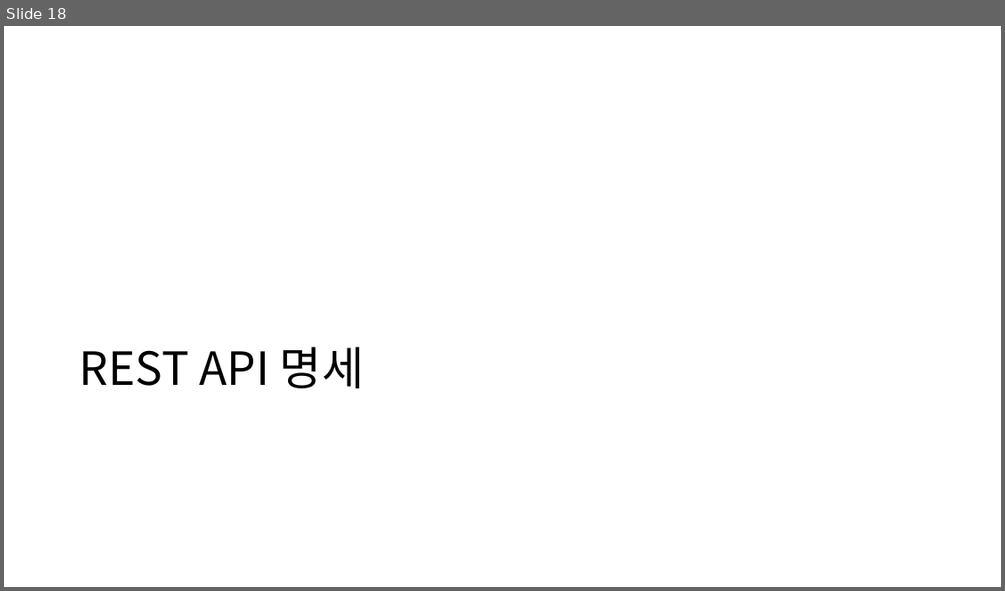
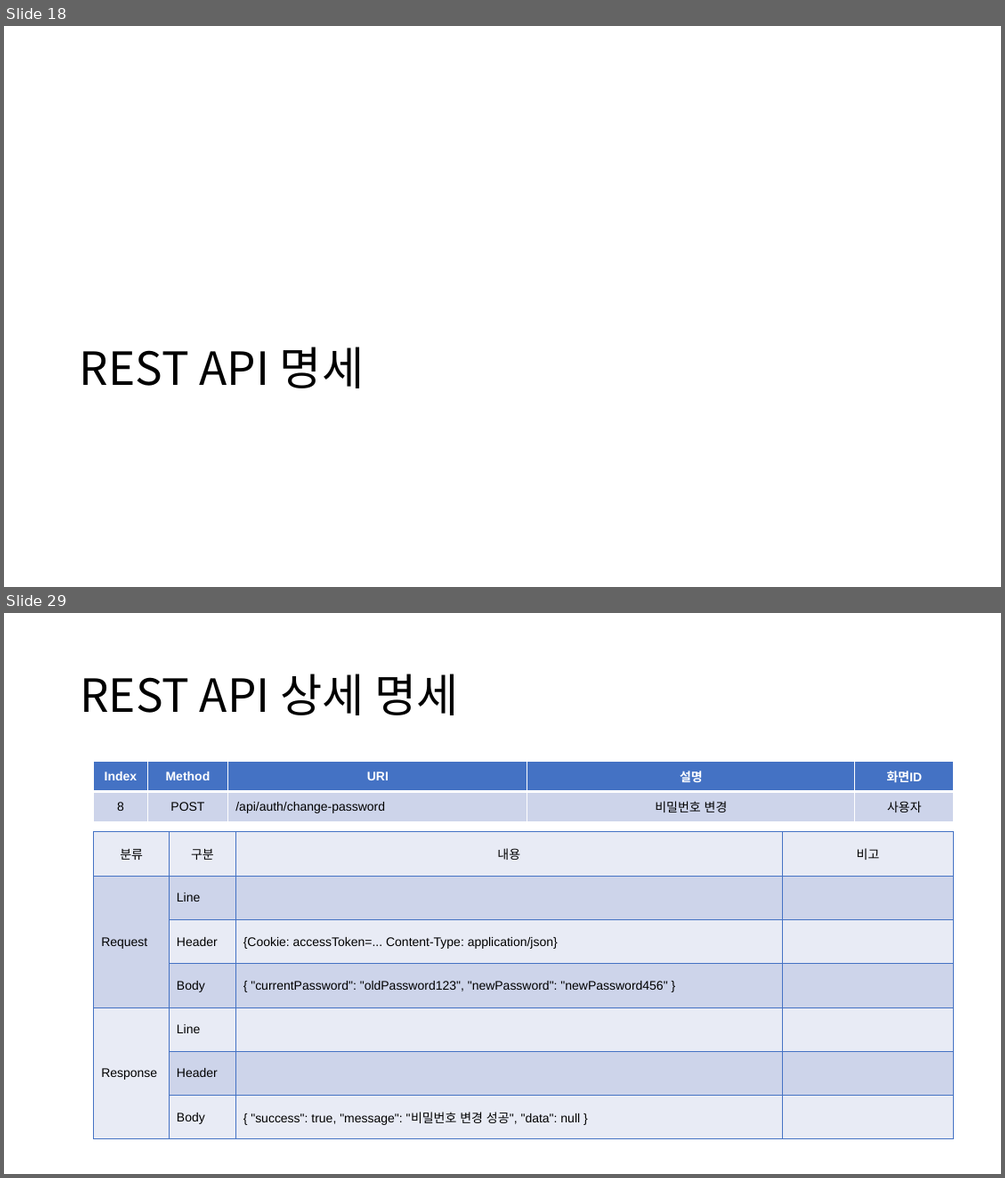
Before and after one commit to kimyuchan-1/MiniProject, a slide deck: 미니프로젝트계획서.pptx. Shown one above the other, each under a label of ours: slide 18 before the commit, slides 18 and 29 after it; the slides between them are not shown. The pictures are 1005x591 and 1005x1178 pixels, drawn with LibreOffice and Linux fonts; fonts in the diff are those of the drawing. Boxes give left, top, right and bottom in pixels: in the first picture for what was removed or moved away, otherwise in the second. Text is boxed around its words. In the diff, an @@ line names an element or a change of style, - is before the commit and + after.

```diff
--- a/미니프로젝트계획서.pptx
+++ b/미니프로젝트계획서.pptx
@@ slide 29 added at [4,613,1001,1174], background #FFFFFF @@
@@ title added at [80,674,458,715], 44 pt, text #000000 @@
+REST API 상세 명세
@@ table added at [94,761,954,821], 2 rows, 5 columns @@
+Index | Method | URI | 설명 | 화면ID
+8 | POST | /api/auth/change-password | 비밀번호 변경 | 사용자
@@ table added at [94,832,954,1140], 7 rows, 4 columns @@
+분류 | 구분 | 내용 | 비고
+Request | Line |  | 
+ | Header | {Cookie: accessToken=... Content-Type: application/json} | 
+ | Body | { "currentPassword": "oldPassword123", "newPassword": "newPassword456" } | 
+Response | Line |  | 
+ | Header |  | 
+ | Body | { "success": true, "message": "비밀번호 변경 성공", "data": null } | 
```
Also in this commit, not shown: 4 slides changed, 28 other slides added, 11 other files.
